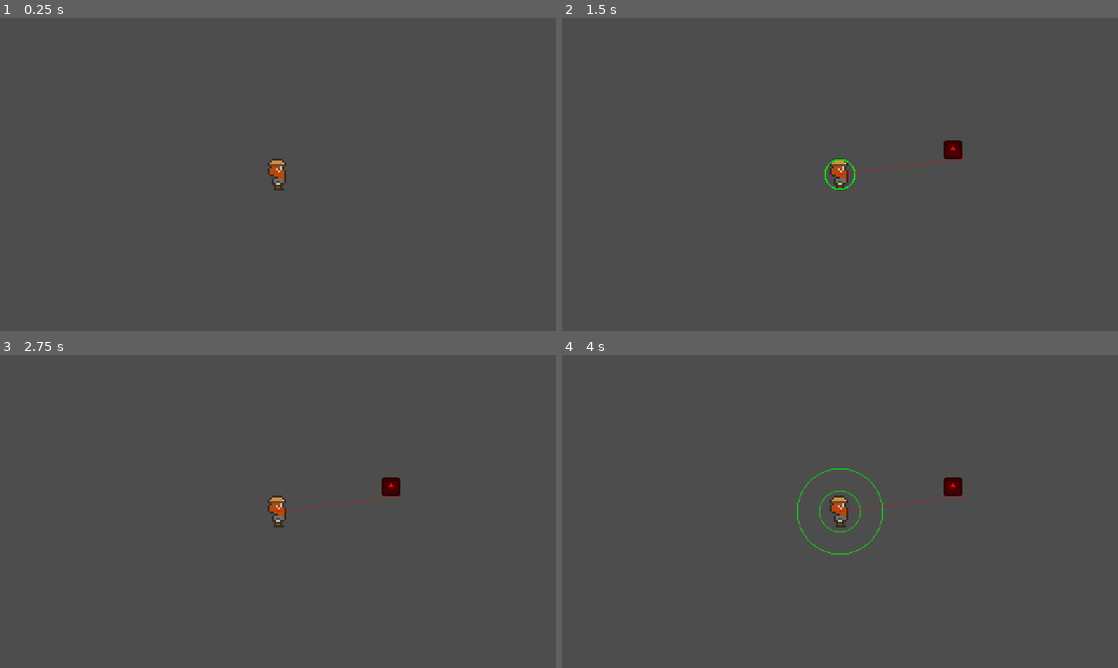
Above: before the commit, frames 1-4 (two rows, left to right).
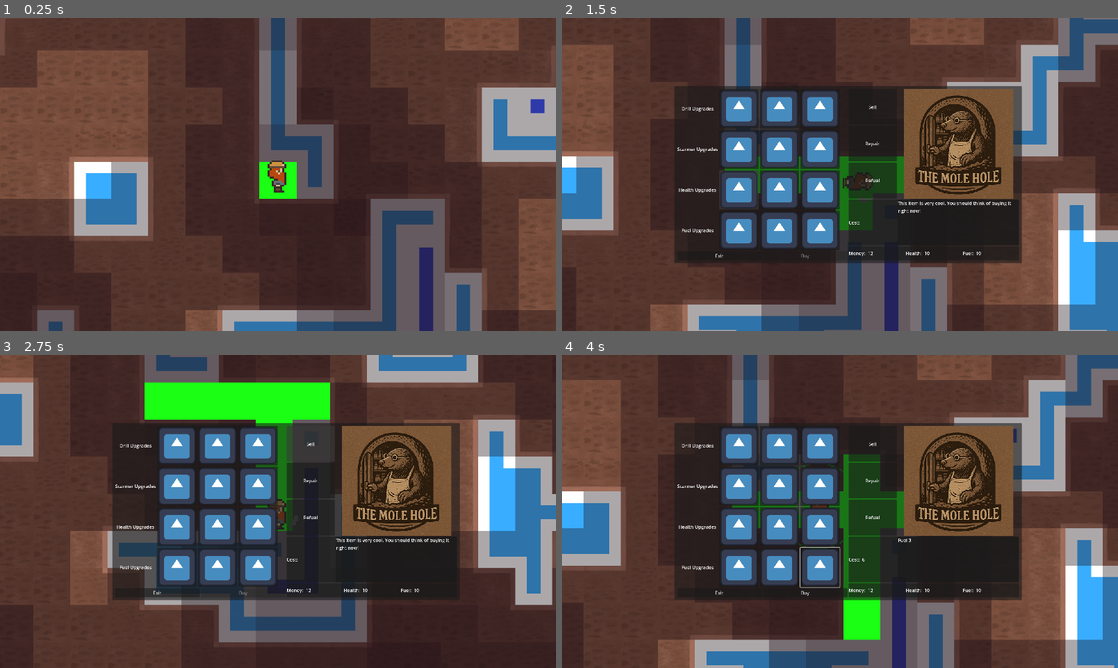
Above: after the commit, the same moments.

Repository: VileOar/ludum-dare-57
Game: Godot game, scene res://levels/main_level.tscn
Two runs of this game, one before a commit and one after it. Both use one fixed random seed, a clock stepped at 60 frames per second and the inputs below. The engine's default icon, where the game draws it, is replaced by a stand-in: a white triangle on a blue panel in a dark square.
Inputs (mouse positions are in pixels of both pictures, inside the frame that each line leads up to):
- Up to frame 1 (0.25 s): no input
- Up to frame 2 (1.5 s): move the mouse to (962, 158) at 0.52 s; hold D (MoveRight) 0.53-1.28 s; hold E (Interact) 0.53-1.28 s; click (962, 158) at 0.67 s; move the mouse to (728, 190) at 1.27 s; hold S (MoveDown) from 1.28 s (still down); tap Space (RadarPulse) at 1.35 s
- Up to frame 3 (2.75 s): move the mouse to (333, 442) at 2.02 s; release S (MoveDown) at 2.03 s; hold D (MoveRight) from 2.03 s (still down); hold 0 from 2.03 s (still down)
- Up to frame 4 (4 s): move the mouse to (812, 574) at 2.77 s; release D (MoveRight) at 2.78 s; release 0 at 2.78 s; hold W (MoveUp) 2.78-3.53 s; tap E (Interact) at 2.85 s; click (812, 574) at 2.92 s; move the mouse to (1006, 558) at 3.52 s; hold A (MoveLeft) from 3.53 s (still down); tap Space (RadarPulse) at 3.6 s

The runs differ from the first frame. In frame 1, 93% of the frame differs, in the area x 0-100%, y 0-100%; in frame 2, 93%; in frame 3, 92%; in frame 4, 94%.
Error before the commit: Parse Error: Could not parse global class "Player" from "res://src/characters/player/player.gd". (res://src/autoloads/Global.gd:47)

Commit message:
post merge fix

Diff:
--- a/src/agents/agent.tscn
+++ b/src/agents/agent.tscn
@@ -13,7 +13,7 @@
 [node name="NavigationAgent2D" type="NavigationAgent2D" parent="."]
 path_postprocessing = 1
 avoidance_enabled = true
-radius = 32.0
+radius = 64.0
 debug_enabled = true
 
 [node name="Sprite2D" type="Sprite2D" parent="."]
--- a/src/autoloads/Global.gd
+++ b/src/autoloads/Global.gd
@@ -4,8 +4,10 @@
 #@export var ENEMY_SPEED = 6000
 @export var ENEMY_SPEED = 20000
 
-@export var PLAYER_HEALTH = 100
 @export var ENEMY_DAMAGE_DONE = 10
+
+var max_health := 10
+var max_fuel := 10
 
 # not yet used
 @export var ENEMIES_TO_SPAWN_MAX : int = 15
@@ -19,8 +21,6 @@
 const  MAX_MINING_STRENGTH: int = 4
 
 var rng: RandomNumberGenerator
-var max_health := 10
-var max_fuel := 10
 
 var _currency := 12
 var _current_upgrades = {}
--- a/src/characters/player/player.gd
+++ b/src/characters/player/player.gd
@@ -10,7 +10,6 @@
 # List of possible input directions
 const _POSSIBLE_INPUT_DIRS = ["MoveLeft", "MoveRight", "MoveUp", "MoveDown"]
 
-var _health : int = Global.PLAYER_HEALTH
 # Movement
 # Stores last movement direction on x axis
 var _was_moving_left: bool = false
--- a/src/gui/shop.gd
+++ b/src/gui/shop.gd
@@ -21,8 +21,8 @@
 	Signals.change_shop_visibility.connect(_toggle_visibility)
 
 	_set_money_label(Global.get_currency())
-	_set_health_label(Global.player_ref.get_stats().x)
-	_set_fuel_label(Global.player_ref.get_stats().y)
+	_set_health_label(int(Global.player_ref.get_stats().x))
+	_set_fuel_label(int(Global.player_ref.get_stats().y))
 
 
 func _toggle_visibility(value:bool):
--- a/src/navigation/generate_navigation_region.gd
+++ b/src/navigation/generate_navigation_region.gd
@@ -13,7 +13,7 @@
 
 func _ready() -> void:
 	navigation_mesh = NavigationPolygon.new()
-	navigation_mesh.agent_radius = 10.0
+	navigation_mesh.agent_radius = 64.0
 	source_geometry = NavigationMeshSourceGeometryData2D.new()
 	callback_parsing = on_parsing_done
 	callback_baking = on_baking_done
--- a/src/topscenes/world_maptiles.tscn
+++ b/src/topscenes/world_maptiles.tscn
@@ -9,13 +9,12 @@
 [node name="WorldMapTiles" type="Node2D"]
 script = ExtResource("1_1b85c")
 
+[node name="NavLayer" type="TileMapLayer" parent="."]
+tile_set = ExtResource("5_khffx")
+
 [node name="MapTiles" type="TileMapLayer" parent="."]
 tile_set = ExtResource("2_vehs4")
 script = ExtResource("3_khffx")
 
 [node name="DangerLevels" type="TileMapLayer" parent="."]
 tile_set = ExtResource("4_vehs4")
-
-[node name="NavLayer" type="TileMapLayer" parent="."]
-visible = false
-tile_set = ExtResource("5_khffx")
Not shown: 1 places in levels/main_level.tscn that only renumber resources
